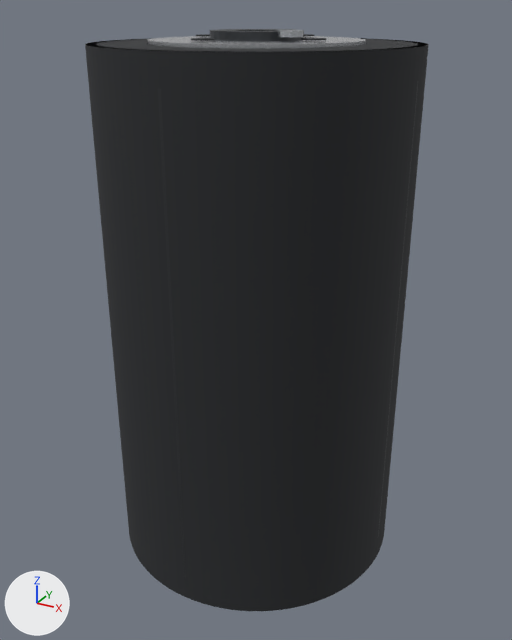
Two versions of the OBJ model simulation/assets/robot/wheel.obj, one commit apart.
Camera for both pictures: a 50 mm camera at (0.0252, -0.0458, 0.0222) aimed at (0.0001, -0.0003, -0.0006). The axes (+X, +Y, +Z) are drawn at lower left. The lights are the same throughout. The older version comes first. Where no turn or scale is listed for an object, it has been applied to the vertices. Vertices at exactly the same position are counted once.

The first picture shows 'wheel'.
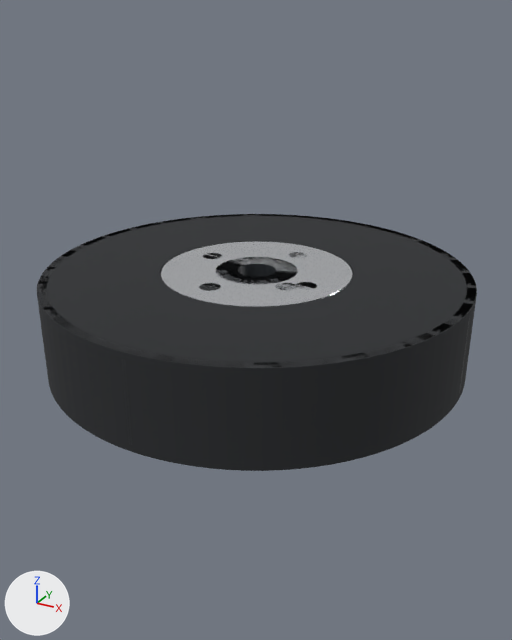
Boxes [x1, y1, x2, y2] around the edits, measured in the pictures (512 x 640 px; the box of a moved part takes in the faces that stretch with it):
'wheel', reshaped (28% wider, 56% shorter)
    before: [85, 29, 429, 611]
    after: [37, 214, 477, 471]
part 1 of me_wheel, moved or reshaped (not visible before)
    after: [160, 270, 354, 281]
part 2 of me_wheel, moved or reshaped
    before: [301, 38, 326, 41]
    after: [296, 282, 317, 289]
part 3 of me_wheel, moved or reshaped
    before: [191, 38, 216, 41]
    after: [199, 283, 219, 291]
part 4 of me_wheel, moved or reshaped
    before: [196, 34, 210, 37]
    after: [203, 253, 220, 259]
part 5 of me_wheel, moved or reshaped
    before: [304, 34, 314, 36]
    after: [289, 252, 308, 258]
part 6 of me_wheel, moved or reshaped
    before: [278, 30, 303, 37]
    after: [275, 283, 296, 290]
part 7 of me_wheel, deleted
    before: [86, 29, 428, 578]
part 8 of me_wheel, added
    after: [37, 214, 477, 471]
part 9 of me_wheel, deleted (black)
    before: [85, 38, 429, 611]

The edits, one by one:
me_wheel is used by ob_wheel; location (0.0, 0.0, 0.0).
me_wheel had 2452 vertices, 4840 faces and spanned x -0.0115..0.0115, y -0.0115..0.0115, z -0.0209..0.0209.
me_wheel now has 2324 vertices, 4840 faces and spans x -0.0165..0.0165, y -0.0165..0.0165, z -0.0035..0.0035.
me_wheel part 1: the loose piece of 256 vertices spanning x -0.0075..0.0075, y -0.0075..0.0075, z -0.0198..0.0198 is scaled about its middle by (1, 1, 0.167).
me_wheel part 2: the loose piece of 26 vertices spanning x 0.004..0.0056, y -0.002..-0.0004, z 0.0203..0.0204 is moved by (0.0, 0.0, -0.0169).
me_wheel part 3: the loose piece of 26 vertices spanning x -0.002..-0.0004, y -0.0056..-0.004, z 0.0203..0.0204 is moved by (0.0, 0.0, -0.0169).
me_wheel part 4: the loose piece of 26 vertices spanning x -0.0056..-0.004, y 0.0004..0.002, z 0.0203..0.0204 is moved by (0.0, 0.0, -0.0169).
me_wheel part 5: the loose piece of 26 vertices spanning x 0.0004..0.002, y 0.004..0.0056, z 0.0203..0.0204 is moved by (0.0, 0.0, -0.0169).
me_wheel part 6: the loose piece of 26 vertices spanning x 0.0028..0.0044, y -0.0029..-0.0013, z 0.0205..0.0209 is moved by (0.0, 0.0, -0.0174).
me_wheel part 7: 10 loose pieces with 1552 vertices, spanning x -0.0115..0.0115, y -0.0115..0.0115, z -0.0208..0.0208, are deleted.
me_wheel part 8: 1808 vertices added at x -0.0165..0.0165, y -0.0165..0.0165, z -0.0035..0.0035.
me_wheel part 9: 384 vertices removed from x -0.0115..0.0115, y -0.0115..0.0115, z -0.02..0.02.
Other edits to the shape of me_wheel do not show in these pictures.
